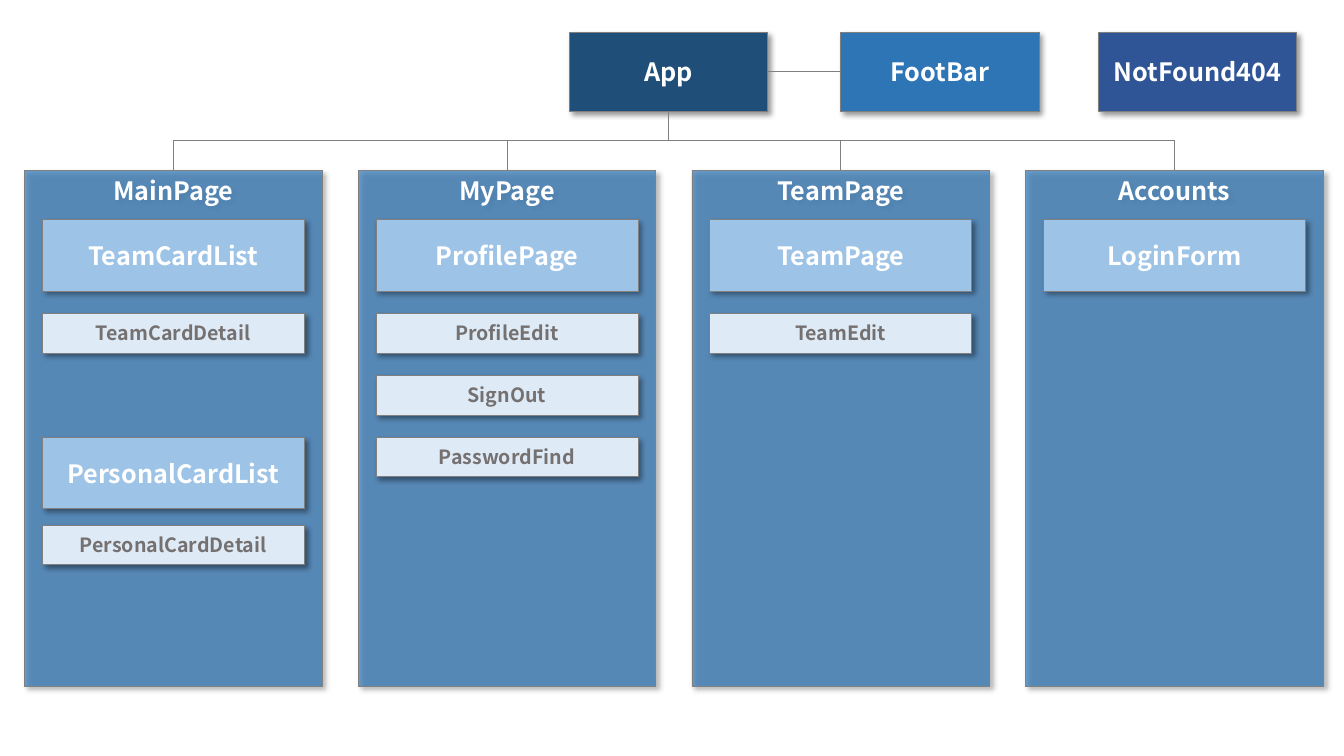
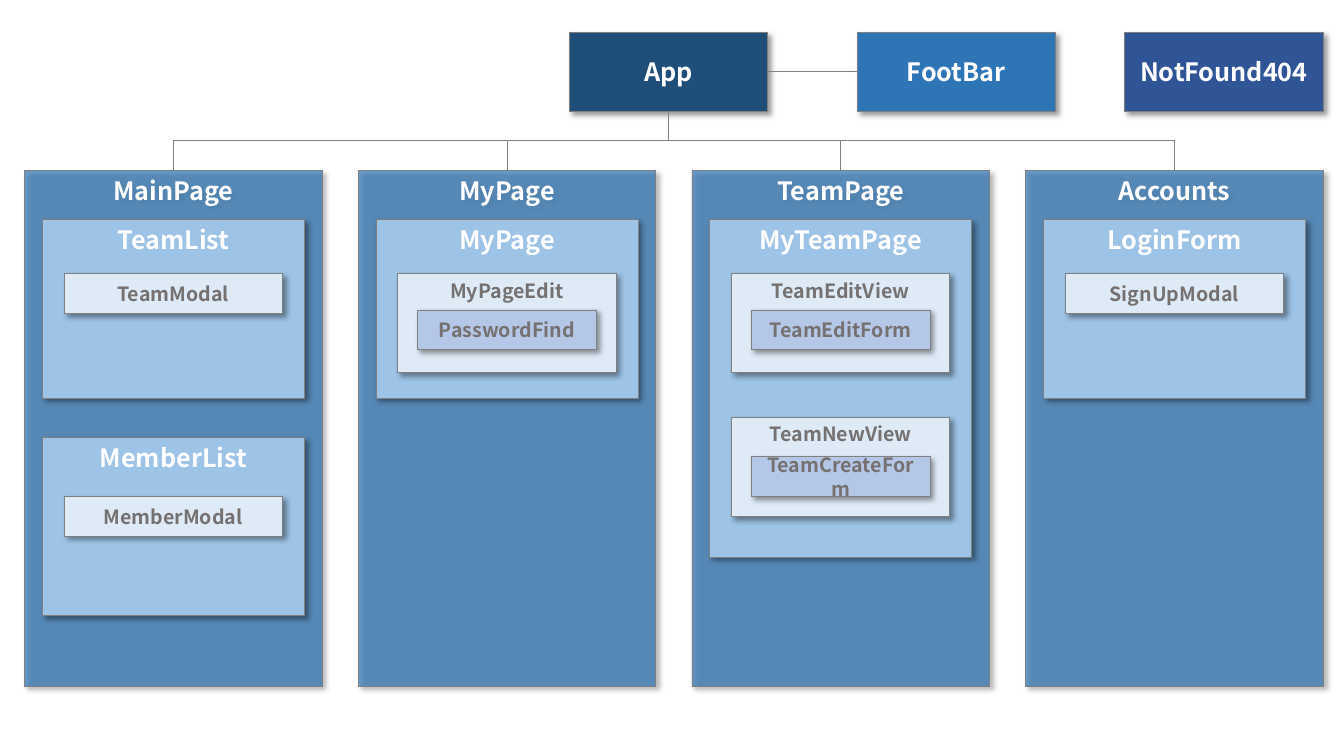
Before and after one commit to siwon-park/Find_Dev_Team, a slide deck: slide 1 of 기획/04_Component.pptx. Drawn at 1344x756 pixels with LibreOffice and Linux fonts; fonts in the diff are those of the drawing. Boxes give left, top, right and bottom in pixels: in the first picture for what was removed or moved away, otherwise in the second. Text is boxed around its words. In the diff, an @@ line names an element or a change of style, - is before the commit and + after.

```diff
--- a/기획/04_Component.pptx
+++ b/기획/04_Component.pptx
@@ rectangle "FootBar": place and size @@
-rectangle "FootBar" at (841, 32, 1040, 112)
+rectangle "FootBar" at (857, 32, 1056, 112)
@@ rectangle "NotFound404": place and size @@
-rectangle "NotFound404" at (1099, 32, 1298, 112)
+rectangle "NotFound404" at (1125, 32, 1324, 112)
@@ line moved from (768, 72) - (841, 72) to (768, 72) - (857, 72) @@
@@ rectangle "TeamList": place and size @@
-rectangle "TeamList" at (42, 220, 304, 291)
+rectangle "TeamList" at (42, 220, 304, 398)
@@ text in rectangle at (117, 229, 229, 249): text changed @@
-TeamCardList
+TeamList
@@ rectangle "MyPage": place and size @@
-rectangle "MyPage" at (376, 220, 638, 291)
+rectangle "MyPage" at (376, 220, 638, 398)
@@ text in rectangle at (459, 230, 555, 255): text changed @@
-ProfilePage
+MyPage
@@ vertical alignment middle to top in 7 elements at (1044, 220, 1306, 398), (398, 273, 617, 372), (732, 273, 951, 372), (376, 220, 638, 398), (42, 220, 304, 398), (42, 438, 304, 616), (710, 220, 972, 558) @@
@@ rectangle "MyTeamPage": place and size @@
-rectangle "MyTeamPage" at (710, 220, 972, 291)
+rectangle "MyTeamPage" at (710, 220, 972, 558)
@@ text in rectangle at (759, 230, 921, 255): text changed @@
-TeamPage
+MyTeamPage
@@ rectangle "LoginForm": place and size @@
-rectangle "LoginForm" at (1044, 220, 1306, 291)
+rectangle "LoginForm" at (1044, 220, 1306, 398)
@@ rectangle "TeamModal": place and size @@
-rectangle "TeamModal" at (42, 314, 304, 353)
+rectangle "TeamModal" at (65, 273, 283, 313)
@@ text in rectangle at (117, 285, 229, 301): text changed @@
-TeamCardDetail
+TeamModal
@@ rectangle "MyPageEdit": place and size @@
-rectangle "MyPageEdit" at (376, 314, 638, 353)
+rectangle "MyPageEdit" at (398, 273, 617, 372)
@@ text in rectangle at (450, 282, 563, 303): text changed @@
-ProfileEdit
+MyPageEdit
@@ rectangle "TeamEditView": place and size @@
-rectangle "TeamEditView" at (710, 314, 972, 353)
+rectangle "TeamEditView" at (732, 273, 951, 372)
@@ text in rectangle at (772, 282, 909, 298): text changed @@
-TeamEdit
+TeamEditView
@@ rectangle added at (1066, 273, 1285, 313), fill #DEEBF7, outline #808080 0.5 pt, 14 pt, text #767171, bold @@
+SignUpModal
@@ rectangle "PasswordFind": place and size @@
-rectangle "PasswordFind" at (376, 438, 638, 477)
+rectangle "PasswordFind" at (417, 310, 596, 349)
@@ rectangle "PasswordFind" at (417, 310, 596, 349): fill #DEEBF7 to #B4C7E7 @@
@@ rectangle added at (751, 310, 930, 349), fill #B4C7E7, outline #808080 0.5 pt, 14 pt, text #767171, bold @@
+TeamEditForm
@@ rectangle removed at (376, 375, 638, 414) @@
-SignOut
@@ rectangle added at (732, 417, 951, 516), fill #DEEBF7, outline #808080 0.5 pt, 14 pt, text #767171, bold @@
+TeamNewView
@@ rectangle "MemberList": place and size @@
-rectangle "MemberList" at (42, 438, 304, 509)
+rectangle "MemberList" at (42, 438, 304, 616)
@@ text in rectangle at (100, 447, 247, 467): text changed @@
-PersonalCardList
+MemberList
@@ rectangle added at (751, 457, 930, 496), fill #B4C7E7, outline #808080 0.5 pt, 14 pt, text #767171, bold @@
+TeamCreateForm
@@ rectangle "MemberModal": place and size @@
-rectangle "MemberModal" at (42, 525, 304, 565)
+rectangle "MemberModal" at (65, 497, 283, 536)
@@ text in rectangle at (104, 508, 243, 524): text changed @@
-PersonalCardDetail
+MemberModal
```
Also in this commit, not shown: 1 other slide changed, 1 other file.
